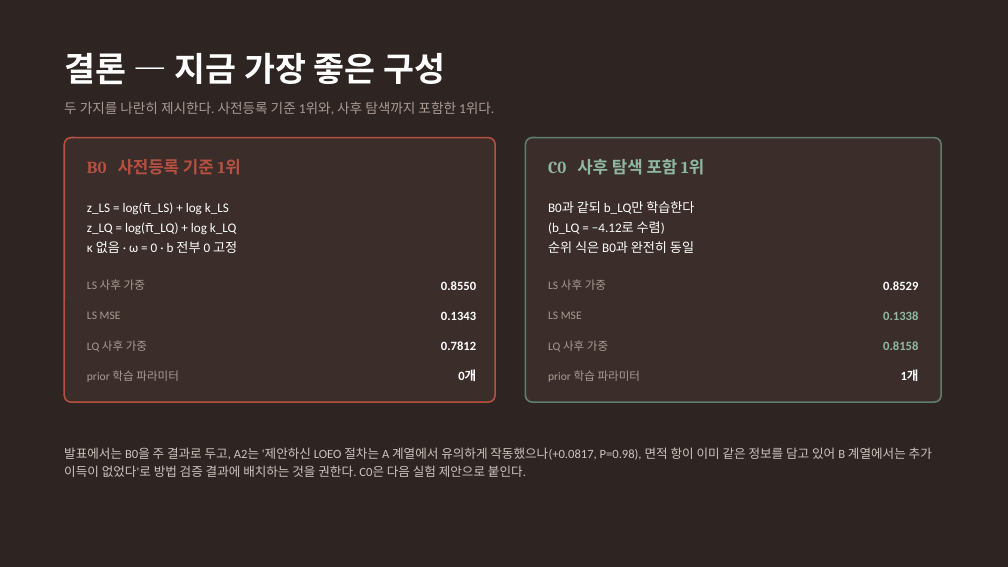
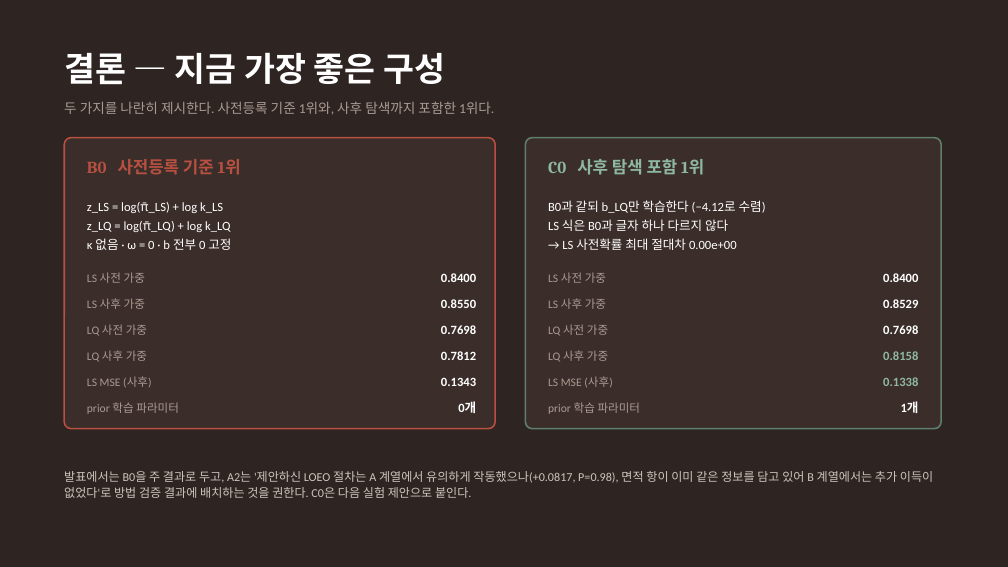
Before and after one commit to minji1217/pilotA, a slide deck: slide 14 of results/deck/LOEO_발표자료.pptx. Drawn at 1008x567 pixels with LibreOffice and Linux fonts; fonts in the diff are those of the drawing. Boxes give left, top, right and bottom in pixels: in the first picture for what was removed or moved away, otherwise in the second. Text is boxed around its words. In the diff, an @@ line names an element or a change of style, - is before the commit and + after.

```diff
--- a/results/deck/LOEO_발표자료.pptx
+++ b/results/deck/LOEO_발표자료.pptx
@@ rounded rectangle: place and size @@
-rounded rectangle at <box>64,138,495,402</box>
+rounded rectangle at <box>64,138,495,429</box>
@@ rounded rectangle at <box>64,138,495,429</box>: proportions changed @@
@@ rounded rectangle at <box>526,138,941,429</box>: proportions changed @@
@@ rounded rectangle: place and size @@
-rounded rectangle at <box>526,138,941,402</box>
+rounded rectangle at <box>526,138,941,429</box>
@@ text "z_LS = log(π̄_LS) + log ..." at <box>87,202,231,250</box>: size 12.5 to 12 pt; line spacing 19pt to 18pt @@
@@ text at <box>548,200,766,250</box>: text changed; size 12.5 to 12 pt @@
-B0과 같되 b_LQ만 학습한다
-(b_LQ = −4.12로 수렴)
-순위 식은 B0과 완전히 동일
+B0과 같되 b_LQ만 학습한다 (−4.12로 수렴)
+LS 식은 B0과 글자 하나 다르지 않다
+→ LS 사전확률 최대 절대차 0.00e+00
@@ text at <box>87,272,145,283</box>: text changed @@
-LS 사후 가중
+LS 사전 가중
@@ text at <box>87,298,145,309</box>: text changed @@
-LS MSE
+LS 사후 가중
@@ text at <box>441,273,476,282</box>: text changed @@
-0.8550
+0.8400
@@ text at <box>441,299,476,308</box>: text changed @@
-0.1343
+0.8550
@@ text "LS 사후 가중": place and size @@
-text "LS 사후 가중" at <box>548,279,606,290</box>
+text "LS 사후 가중" at <box>548,298,606,309</box>
@@ text added at <box>548,273,606,283</box>, 11 pt, text #A99A92 @@
+LS 사전 가중
@@ text "0.8529": place and size @@
-text "0.8529" at <box>883,281,918,290</box>
+text "0.8529" at <box>883,299,918,308</box>
@@ text added at <box>883,273,918,282</box>, 12 pt, text #FFFFFF, bold @@
+0.8400
@@ text at <box>87,325,147,336</box>: text changed @@
-LQ 사후 가중
+LQ 사전 가중
@@ text added at <box>441,325,476,334</box>, 12 pt, text #FFFFFF, bold @@
+0.7698
@@ text added at <box>548,325,608,336</box>, 11 pt, text #A99A92 @@
+LQ 사전 가중
@@ text added at <box>883,325,918,334</box>, 12 pt, text #FFFFFF, bold @@
+0.7698
@@ text added at <box>87,350,147,362</box>, 11 pt, text #A99A92 @@
+LQ 사후 가중
@@ 3 texts: place and size @@
-3 texts at <box>441,340,918,352</box>
+3 texts at <box>441,350,918,362</box>
@@ text added at <box>87,376,151,387</box>, 11 pt, text #A99A92 @@
+LS MSE (사후)
@@ text added at <box>441,377,476,386</box>, 12 pt, text #FFFFFF, bold @@
+0.1343
@@ text at <box>548,376,612,387</box>: text changed @@
-LS MSE
+LS MSE (사후)
@@ text "0.1338": place and size @@
-text "0.1338" at <box>883,311,918,320</box>
+text "0.1338" at <box>883,377,918,386</box>
@@ 4 texts: place and size @@
-4 texts at <box>87,370,919,382</box>
+4 texts at <box>87,402,919,414</box>
@@ text "발표에서는 B0을 주 결과로 두고, ...": place and size @@
-text "발표에서는 B0을 주 결과로 두고, ..." at <box>64,447,932,477</box>
+text "발표에서는 B0을 주 결과로 두고, ..." at <box>64,471,933,498</box>
@@ text "발표에서는 B0을 주 결과로 두고, ..." at <box>64,471,933,498</box>: size 12 to 11.5 pt; line spacing 17pt to 16pt @@
```
Also in this commit, not shown: 1 other slide changed, 1 other file.
